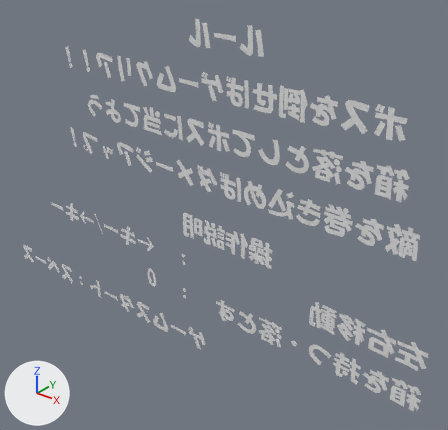
An edit to the OBJ model DirectXGame/Resources/ruleText/ruleText.obj, drawn before and after from the same camera.
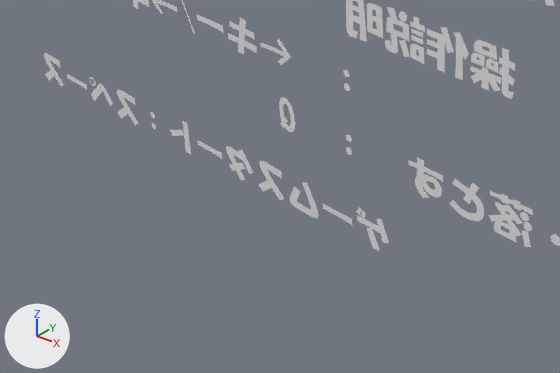
There are two pictures of each version: one whole from a camera (50 mm lens) standing at (35.5, -44.4, 28.0) and looking at (-2.5, 3.1, -1.5), one close up on the part from 0% to 66% of the width and 50% to 96% of the height. The lights are fixed; the arrows at lower left show +X, +Y and +Z. Where no turn or scale is listed for an object, it has been applied to the vertices.

In view in the first close-up: 'テキスト.001', 'テキスト.002'.
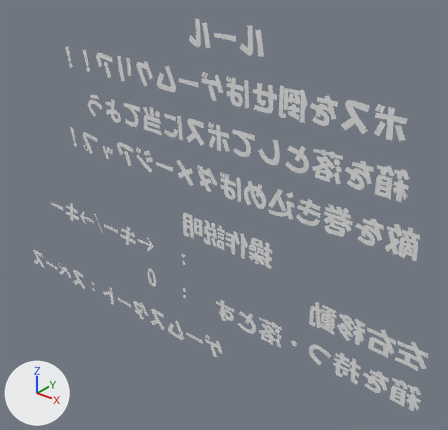
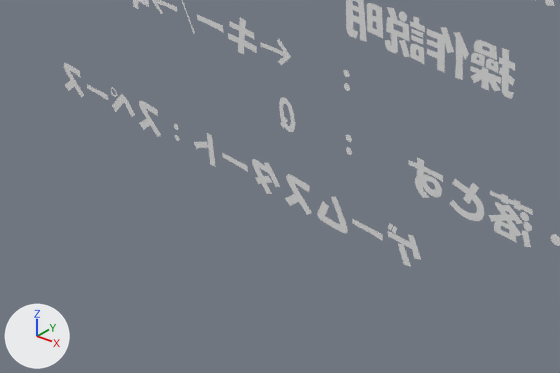
Commit message: ルール・操作説明テキストの修正

The change, as a list of edits to the scene's bpy script:
```text
Change me_テキスト_002:
    where me_テキスト_002.from_pydata(...)  # 1024 vertices, 994 faces; spans x -38.3..-2.8, y 0.0, z -18.3..-15.7
    used by ob_テキスト_002; location = (0.0, 0.0, 0.0)
    me_テキスト_002 part 1: the whole mesh is moved by (2.5, 0.0, 0.0)
```

Changed parts and their boxes [x1, y1, x2, y2] in the close-ups (560 x 373 px):
'テキスト.002', mesh moved: before [44, 53, 389, 250]; after [64, 63, 421, 266]
